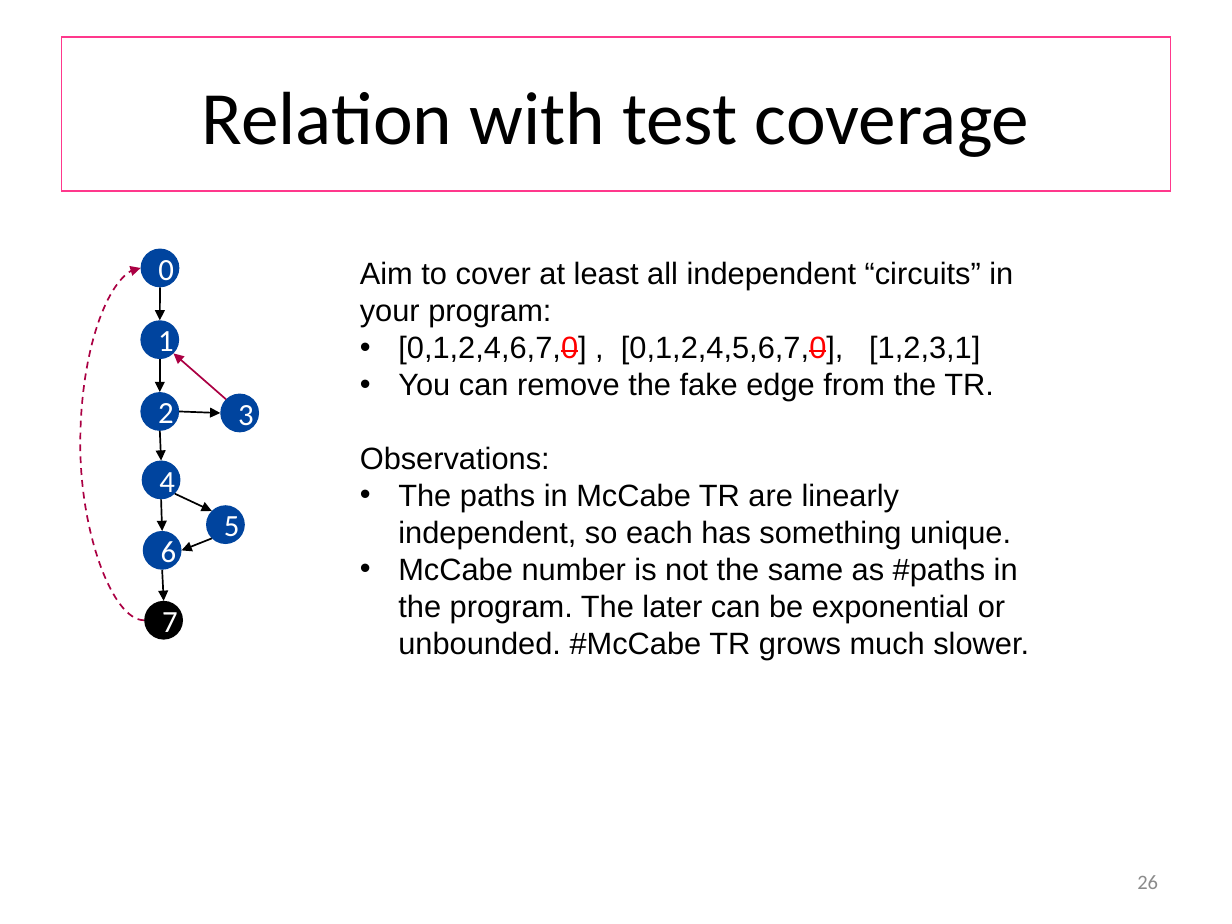
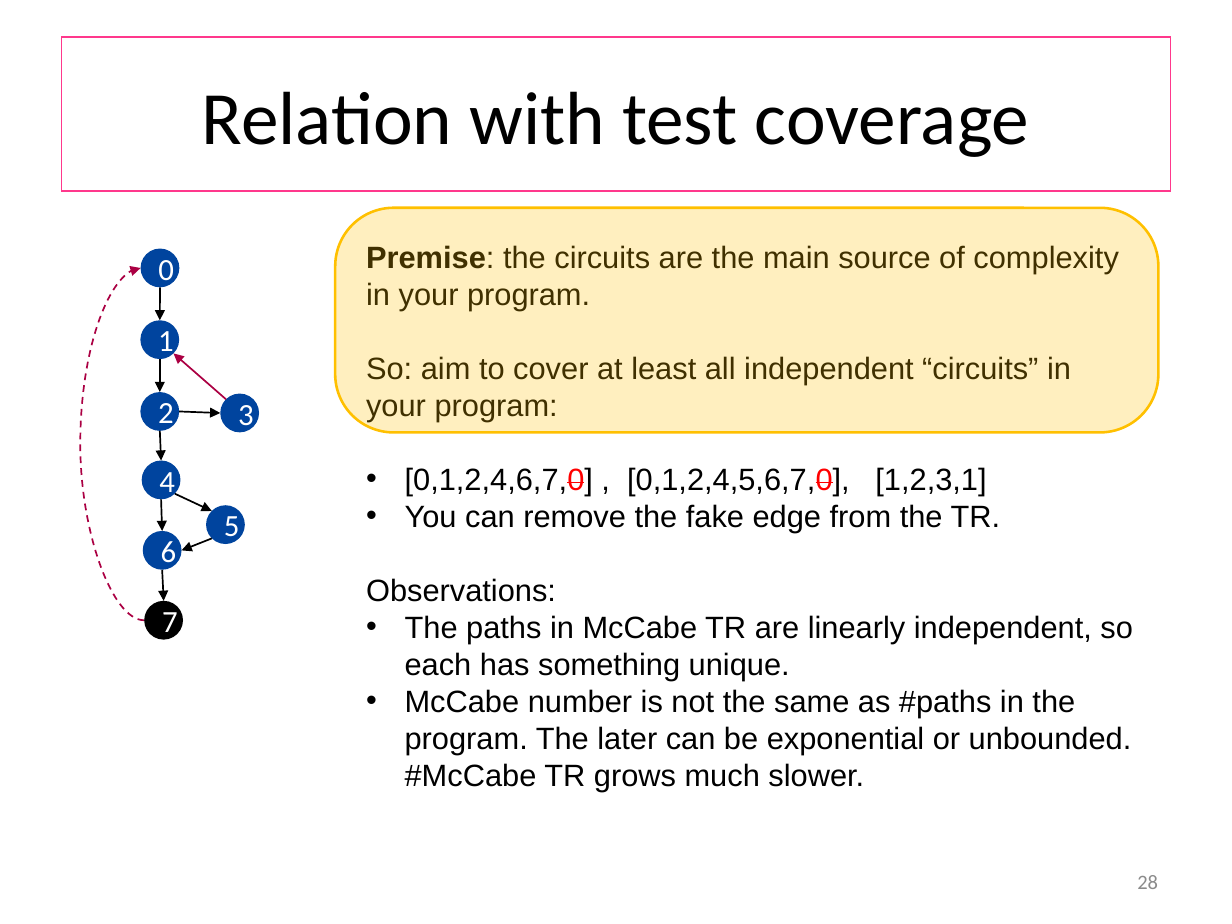
Before and after one commit to wooshrow/b3stv, a slide deck: slide 28 of slides/gbt.pptx (slide 26 before the commit). Drawn at 1232x924 pixels with LibreOffice and Linux fonts; fonts in the diff are those of the drawing. Boxes give left, top, right and bottom in pixels: in the first picture for what was removed or moved away, otherwise in the second. Text is boxed around its words. In the diff, an @@ line names an element or a change of style, - is before the commit and + after.

```diff
--- a/slides/gbt.pptx
+++ b/slides/gbt.pptx
@@ rounded rectangle added at (335,208,1158,432), fill #FFC000 at 25% opacity, outline #FFC000 1.5 pt @@
@@ text "Premise: the circuits are the ...": place and size @@
-text "Premise: the circuits are the ..." at (360,261,1029,660)
+text "Premise: the circuits are the ..." at (366,245,1132,791)
@@ text at (366,245,1118,422): text changed @@
-Aim to cover at least all independent “circuits” in your program:
+Premise: the circuits are the main source of complexity in your program.
+So: aim to cover at least all independent “circuits” in your program:
@@ page number at (1137,875,1158,889): text changed @@
-26
+28
```
Also in this commit, not shown: 9 other slides changed, 2 slides added, 7 other files.
